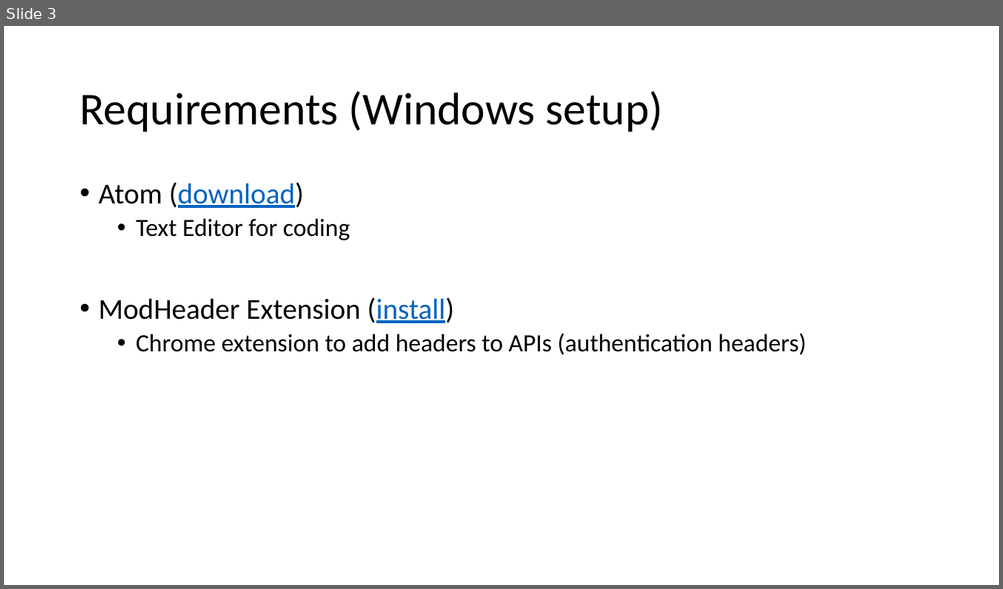
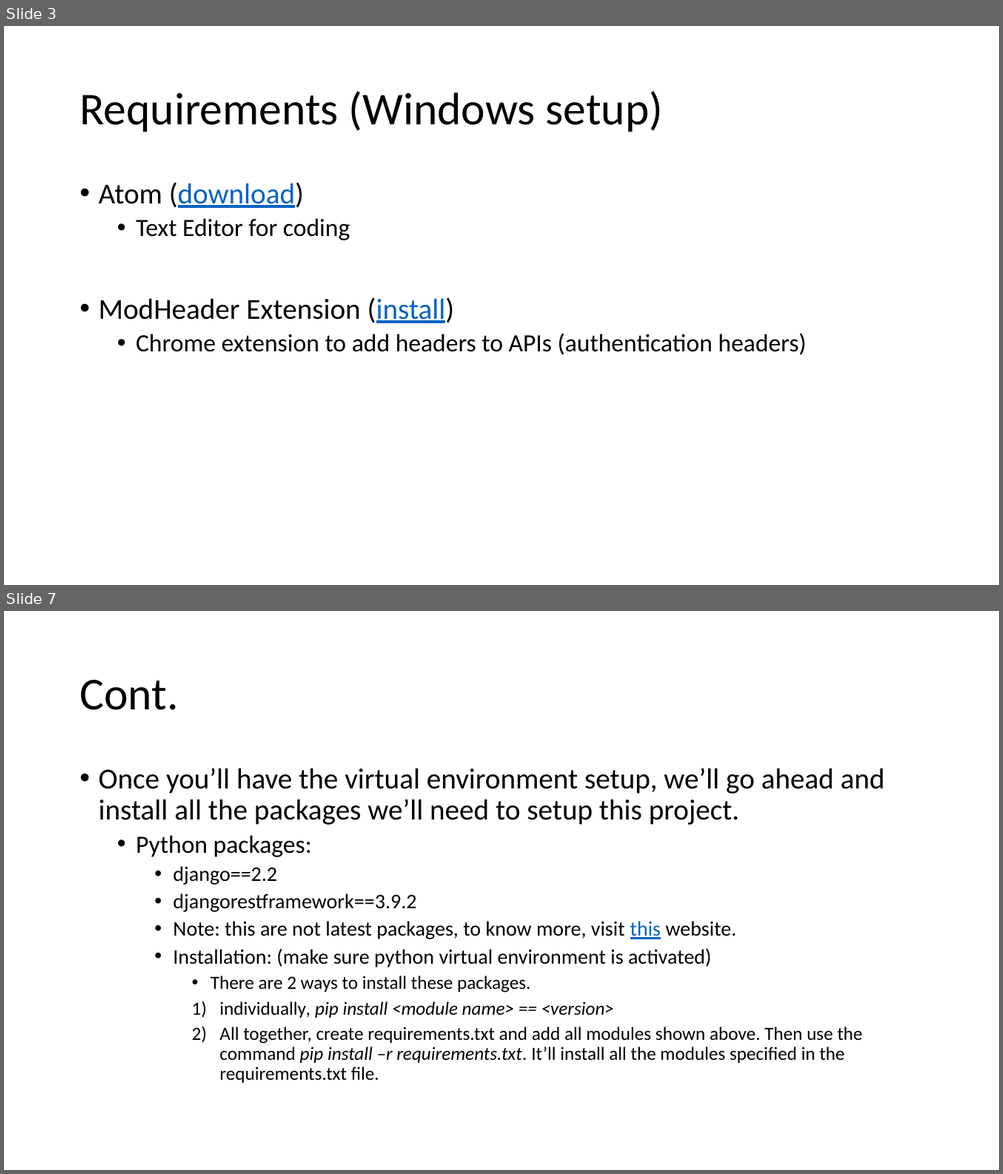
Before and after one commit to Smit24-git/profiles-rest-api, a slide deck: setup.pptx. Shown one above the other, each under a label of ours: slide 3 before the commit, slides 3 and 7 after it; the slides between them are not shown. The pictures are 1003x589 and 1003x1174 pixels, drawn with LibreOffice and Linux fonts; fonts in the diff are those of the drawing. Boxes give left, top, right and bottom in pixels: in the first picture for what was removed or moved away, otherwise in the second. Text is boxed around its words. In the diff, an @@ line names an element or a change of style, - is before the commit and + after.

Commit message:
Created Django Project and app

```diff
--- a/setup.pptx
+++ b/setup.pptx
@@ slide 7 added at [4, 611, 999, 1170], background #FFFFFF @@
@@ title added at [79, 680, 178, 710], 44 pt, text #000000 @@
+Cont.
@@ text added at [99, 768, 885, 1083], 18 pt, text #000000 @@
+• Once you’ll have the virtual environment setup, we’ll go ahead and install all the packages we’ll need to setup this project.
+  • Python packages:
+    • django==2.2
+    • djangorestframework==3.9.2
+    • Note: this are not latest packages, to know more, visit this website.
+    • Installation: (make sure python virtual environment is activated)
+      • There are 2 ways to install these packages.
+      1) individually, pip install <module name> == <version>
+      2) All together, create requirements.txt and add all modules shown above. Then use the command pip install –r requirements.txt. It’ll install all the modules specified in the requirements.txt file.
```
Also in this commit, not shown: 1 slide changed, 5 other slides added, 14 other files.
